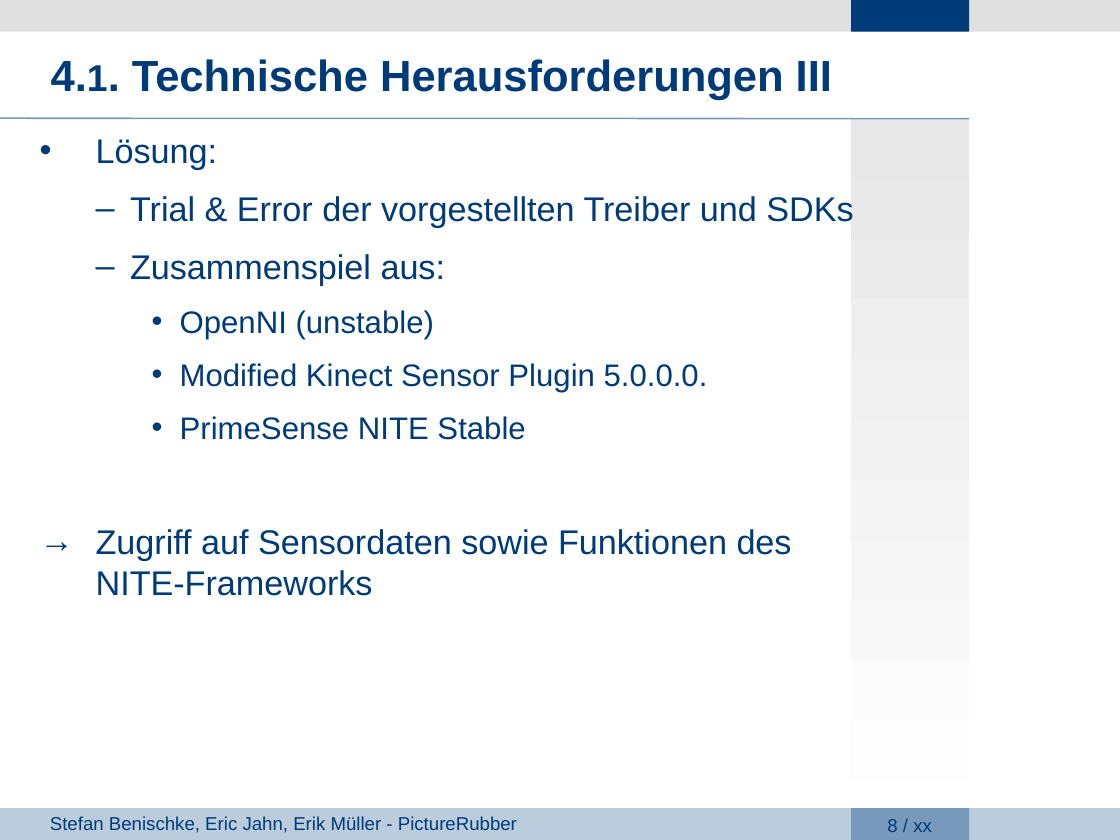
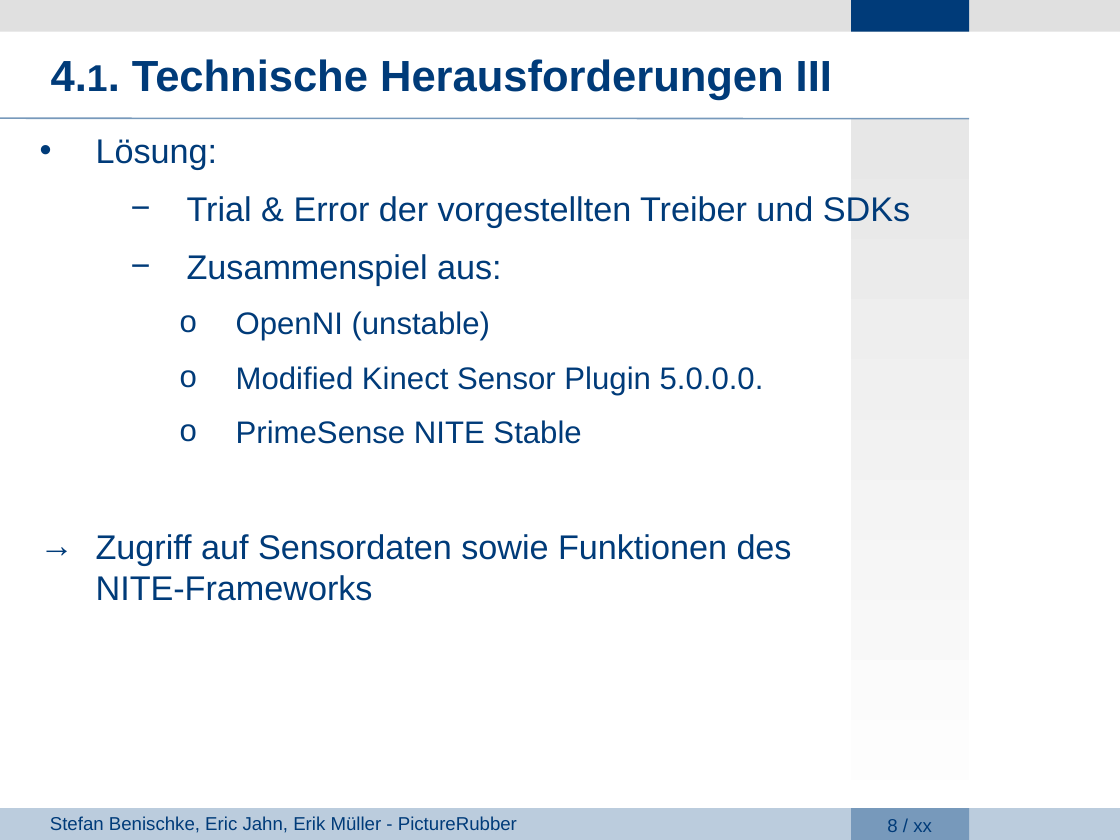
Before and after one commit to giuliarouge/picturerubber, a slide deck: slide 8 of Präsentation.ppt. Drawn at 1120x840 pixels with LibreOffice and Linux fonts; fonts in the diff are those of the drawing; background and template pictures are left out. Boxes give left, top, right and bottom in pixels: in the first picture for what was removed or moved away, otherwise in the second. Text is boxed around its words. In the diff, an @@ line names an element or a change of style, - is before the commit and + after.

```diff
--- a/Präsentation.ppt
+++ b/Präsentation.ppt
@@ text at [187, 196, 910, 444]: bullet – to −; bullet • to o; more space between paragraphs @@
```
Also in this commit, not shown: 11 other slides changed, 6 other files.
